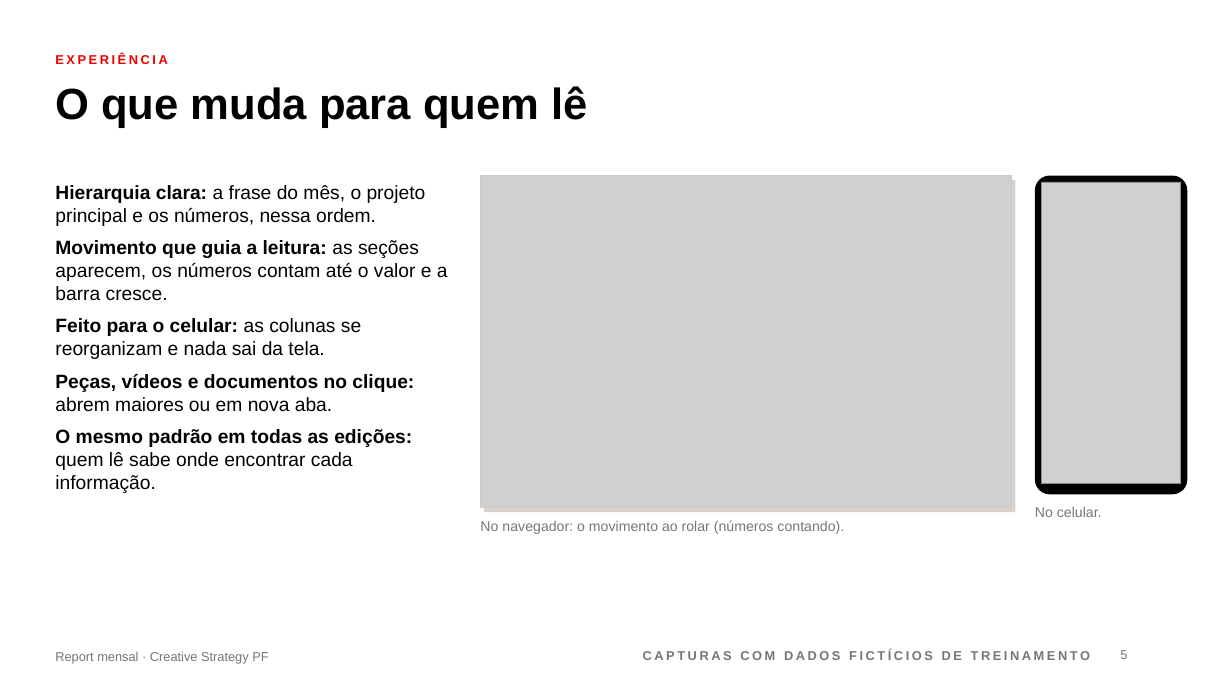
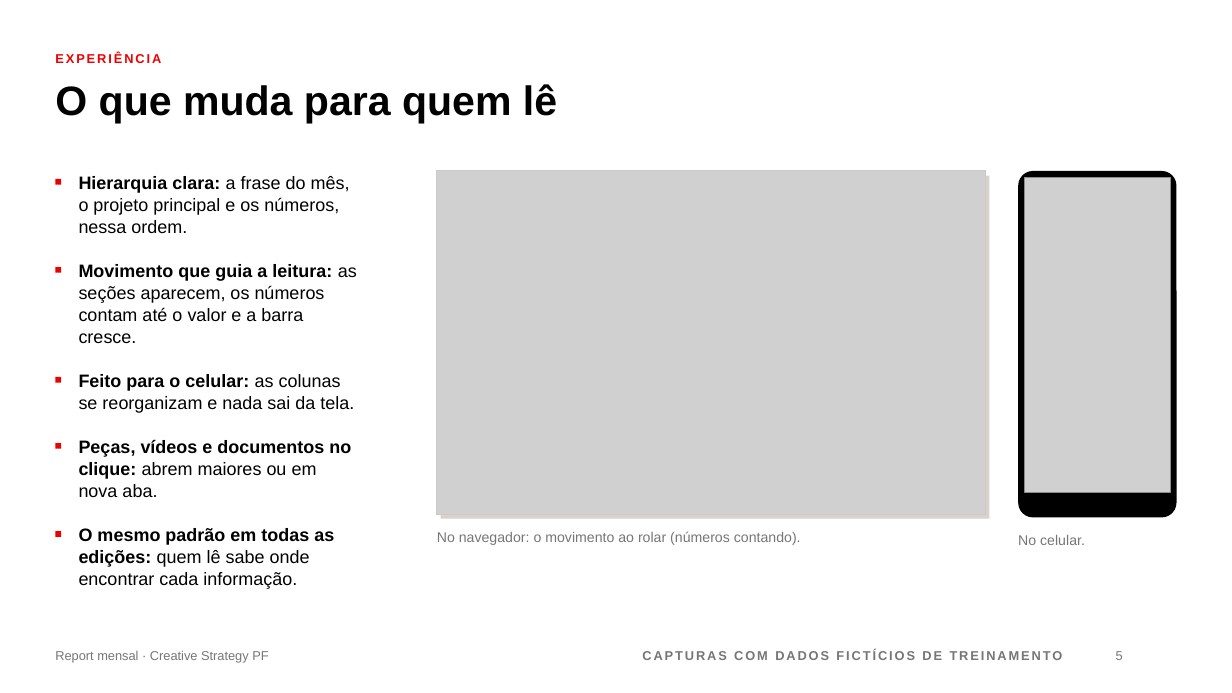
Before and after one commit to fabrizzioriccelli/report_mensal_st, a slide deck: slide 5 of kit/apresentacao-executiva.pptx. Drawn at 1232x693 pixels with LibreOffice and Linux fonts; fonts in the diff are those of the drawing; grey boxes stand for pictures; background and template pictures are left out. Boxes give left, top, right and bottom in pixels: in the first picture for what was removed or moved away, otherwise in the second. Text is boxed around its words. In the diff, an @@ line names an element or a change of style, - is before the commit and + after.

```diff
--- a/kit/apresentacao-executiva.pptx
+++ b/kit/apresentacao-executiva.pptx
@@ text "EXPERIÊNCIA" at (55, 53, 161, 63): letter spacing 2 to 1.5 pt @@
@@ text "O que muda para quem ..." at (55, 84, 557, 123): size 34 to 32 pt; line spacing 1 to 35.8pt; less space between paragraphs @@
@@ rectangle added at (55, 179, 61, 185), fill #EC0000 @@
@@ text added at (79, 176, 350, 233), 14 pt, text #000000 @@
+Hierarquia clara: a frase do mês,
+o projeto principal e os números,
+nessa ordem.
@@ picture: place and size @@
-picture at (481, 176, 1012, 507)
+picture at (437, 171, 986, 514)
@@ rectangle: place and size @@
-rectangle at (481, 176, 1012, 507)
+rectangle at (437, 171, 986, 514)
@@ rectangle: place and size @@
-rectangle at (484, 180, 1016, 512)
+rectangle at (441, 176, 990, 518)
@@ rounded rectangle: place and size @@
-rounded rectangle at (1035, 176, 1188, 494)
+rounded rectangle at (1019, 171, 1177, 518)
@@ rounded rectangle at (1019, 171, 1177, 518): proportions changed @@
@@ picture: place and size @@
-picture at (1042, 182, 1181, 484)
+picture at (1025, 177, 1170, 493)
@@ text removed at (55, 185, 448, 493) @@
-● Hierarquia clara: a frase do mês, o projeto principal e os números, nessa ordem.
-● Movimento que guia a leitura: as seções aparecem, os números contam até o valor e a barra cresce.
-● Feito para o celular: as colunas se reorganizam e nada sai da tela.
-● Peças, vídeos e documentos no clique: abrem maiores ou em nova aba.
-● O mesmo padrão em todas as edições: quem lê sabe onde encontrar cada informação.
@@ rectangle added at (55, 267, 61, 273), fill #EC0000 @@
@@ text added at (79, 264, 357, 343), 14 pt, text #000000 @@
+Movimento que guia a leitura: as
+seções aparecem, os números
+contam até o valor e a barra
+cresce.
@@ rectangle added at (55, 377, 61, 383), fill #EC0000 @@
@@ text added at (79, 374, 354, 413), 14 pt, text #000000 @@
+Feito para o celular: as colunas
+se reorganizam e nada sai da tela.
@@ rectangle added at (55, 443, 61, 448), fill #EC0000 @@
@@ text added at (79, 439, 351, 497), 14 pt, text #000000, bold @@
+Peças, vídeos e documentos no
+clique: abrem maiores ou em
+nova aba.
@@ rectangle added at (55, 531, 61, 537), fill #EC0000 @@
@@ text added at (79, 528, 334, 589), 14 pt, text #000000 @@
+O mesmo padrão em todas as
+edições: quem lê sabe onde
+encontrar cada informação.
@@ text "No navegador: o movimento ao ...": place and size @@
-text "No navegador: o movimento ao ..." at (480, 520, 844, 534)
+text "No navegador: o movimento ao ..." at (437, 531, 801, 545)
@@ text "No navegador: o movimento ao ..." at (437, 531, 801, 545): line spacing 1 to 13.4pt; more space between paragraphs @@
@@ text "No celular." at (1018, 535, 1085, 545): line spacing 1 to 13.4pt; more space between paragraphs @@
@@ text "No celular.": place and size @@
-text "No celular." at (1035, 507, 1102, 517)
+text "No celular." at (1018, 535, 1085, 545)
@@ text "CAPTURAS COM DADOS FICTÍCIOS DE ..." at (642, 650, 1063, 660): letter spacing 2 to 1.5 pt @@
@@ page number at (1116, 651, 1123, 660): vertical alignment top to middle @@
```
Also in this commit, not shown: 9 other slides changed, 4 other files.
